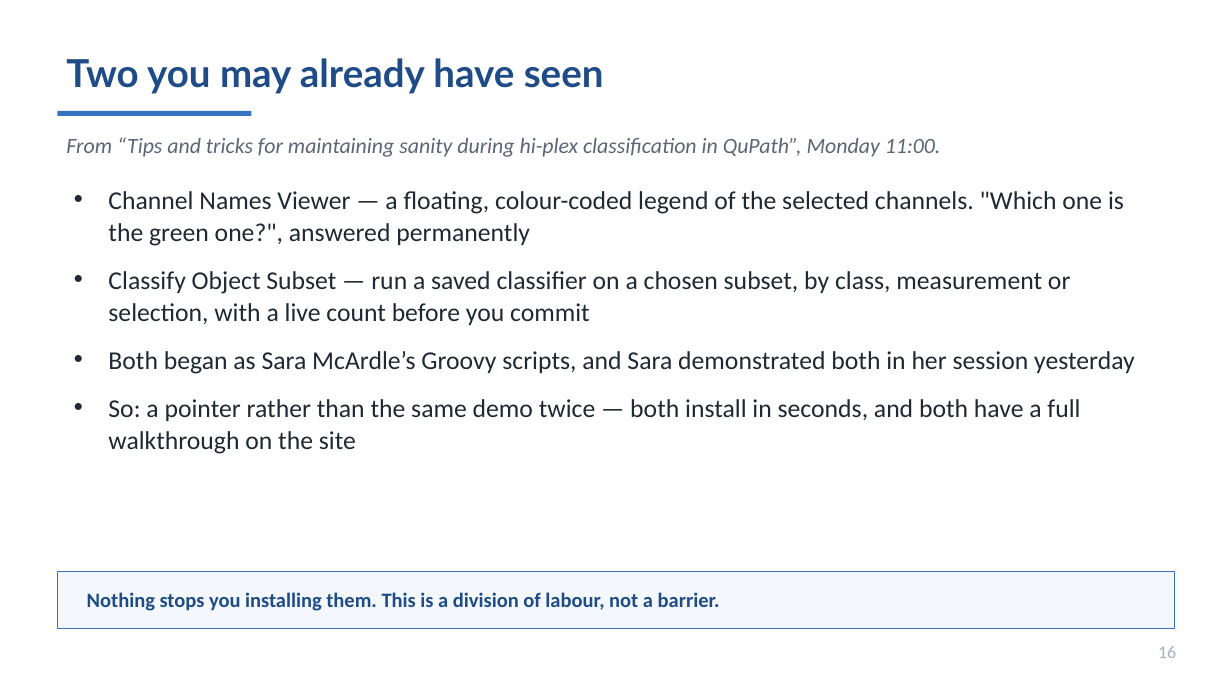
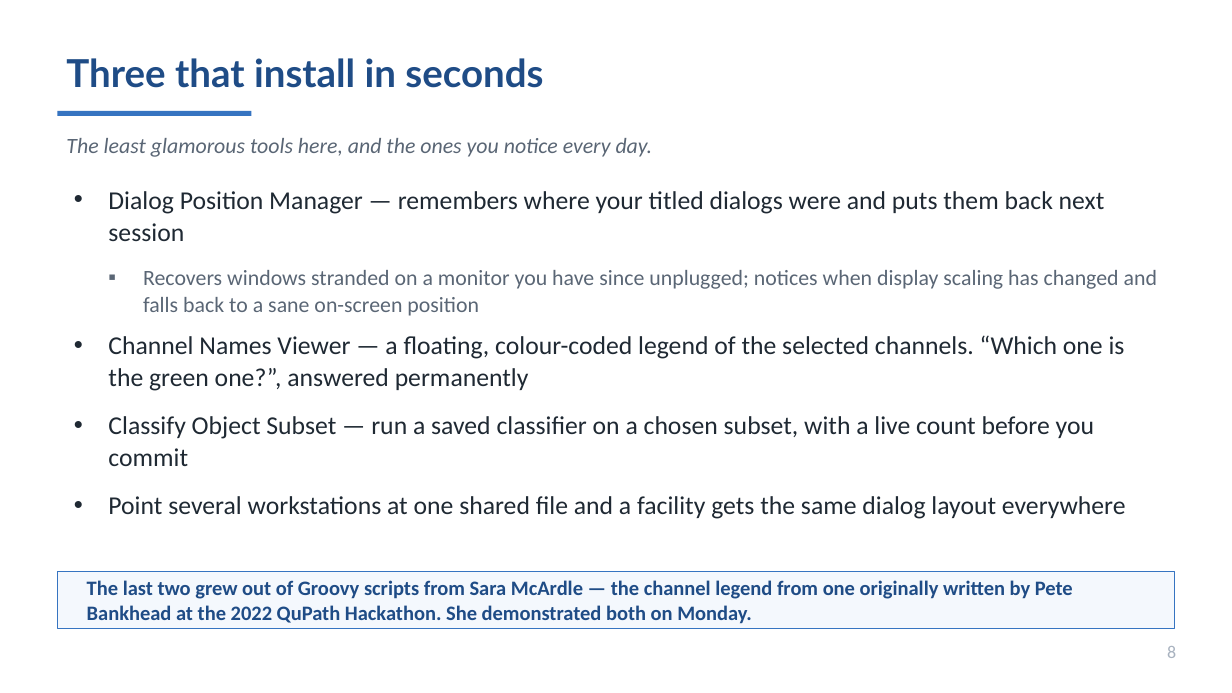
Before and after one commit to MichaelSNelson/BINA-I2K-2026-QuPath-Extensions, a slide deck: slide 8 of I2K_2026_QuPath_Extensions.pptx (slide 16 before the commit). Drawn at 1232x693 pixels with LibreOffice and Linux fonts; fonts in the diff are those of the drawing. Boxes give left, top, right and bottom in pixels: in the first picture for what was removed or moved away, otherwise in the second. Text is boxed around its words. In the diff, an @@ line names an element or a change of style, - is before the commit and + after.

```diff
--- a/I2K_2026_QuPath_Extensions.pptx
+++ b/I2K_2026_QuPath_Extensions.pptx
@@ text at bbox=[66, 58, 543, 88]: text changed @@
-Two you may already have seen
+Three that install in seconds
@@ text at bbox=[66, 138, 653, 157]: text changed @@
-From “Tips and tricks for maintaining sanity during hi-plex classification in QuPath”, Monday 11:00.
+The least glamorous tools here, and the ones you notice every day.
@@ text at bbox=[108, 191, 1157, 519]: text changed @@
-• Channel Names Viewer — a floating, colour-coded legend of the selected channels. "Which one is the green one?", answered permanently
-• Classify Object Subset — run a saved classifier on a chosen subset, by class, measurement or selection, with a live count before you commit
-• Both began as Sara McArdle’s Groovy scripts, and Sara demonstrated both in her session yesterday
-• So: a pointer rather than the same demo twice — both install in seconds, and both have a full walkthrough on the site
+• Dialog Position Manager — remembers where your titled dialogs were and puts them back next session
+  ▪ Recovers windows stranded on a monitor you have since unplugged; notices when display scaling has changed and falls back to a sane on-screen position
+• Channel Names Viewer — a floating, colour-coded legend of the selected channels. “Which one is the green one?”, answered permanently
+• Classify Object Subset — run a saved classifier on a chosen subset, with a live count before you commit
+• Point several workstations at one shared file and a facility gets the same dialog layout everywhere
@@ text at bbox=[87, 580, 1073, 624]: text changed @@
-Nothing stops you installing them. This is a division of labour, not a barrier.
+The last two grew out of Groovy scripts from Sara McArdle — the channel legend from one originally written by Pete Bankhead at the 2022 QuPath Hackathon. She demonstrated both on Monday.
@@ text at bbox=[1167, 646, 1176, 658]: text changed @@
-16
+8
```
Also in this commit, not shown: 41 other slides changed, 1 slide added, 11 slides removed, 4 other files.
